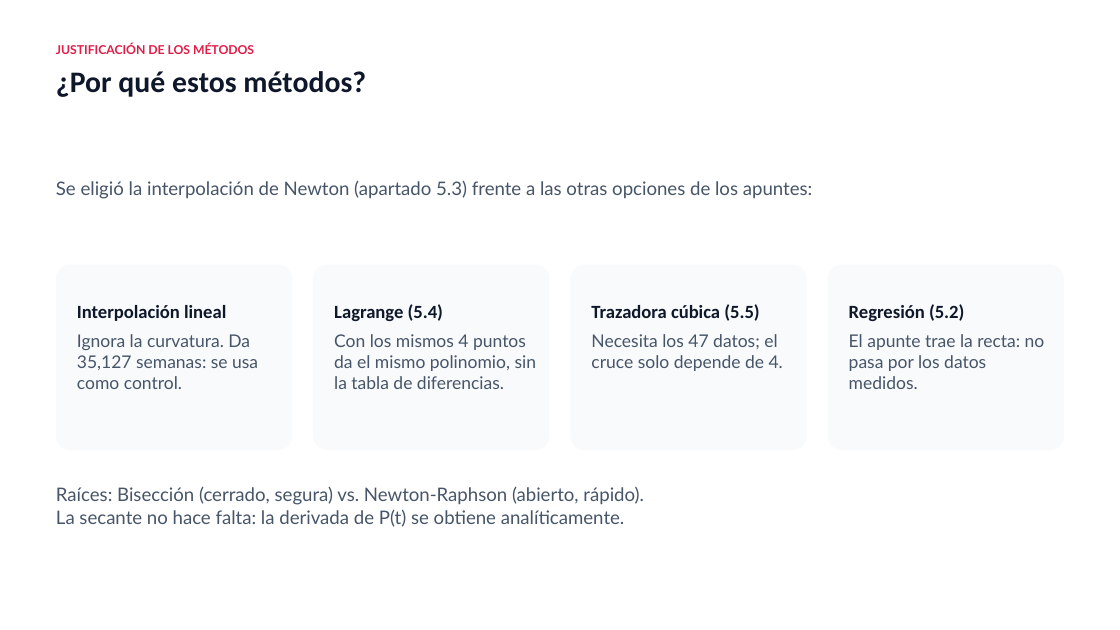
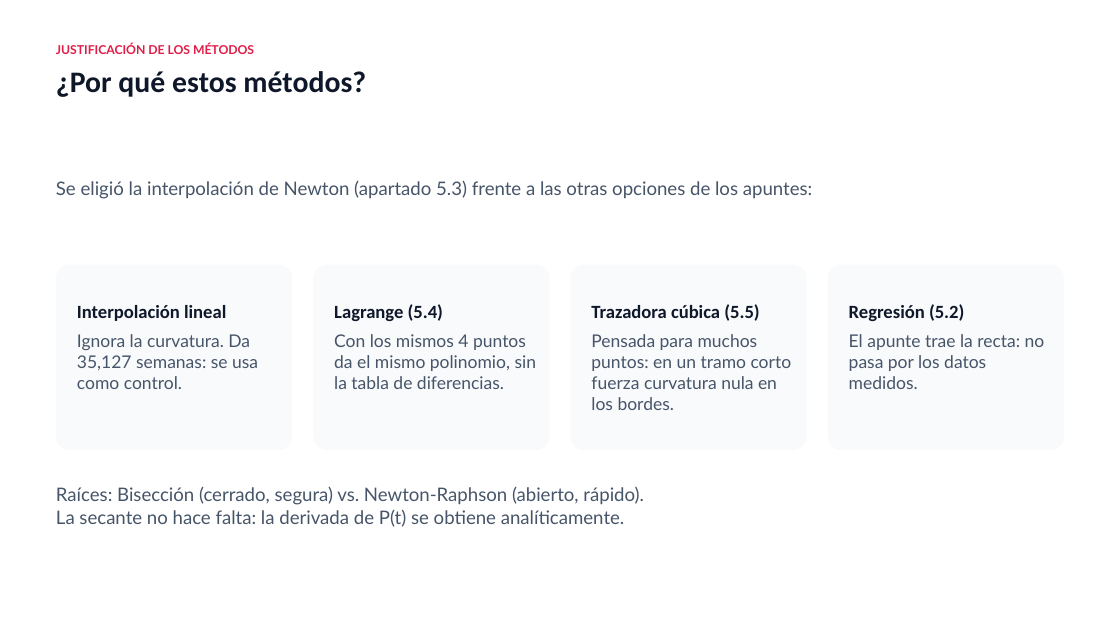
Before and after one commit to PedroGattiUCC/metodos-numericos-rosa-pastel, a slide deck: slide 5 of ENTREGABLES/Presentacion_Rosa_Pastel_Metodos_Numericos.pptx. Drawn at 1120x630 pixels with LibreOffice and Linux fonts; fonts in the diff are those of the drawing. Boxes give left, top, right and bottom in pixels: in the first picture for what was removed or moved away, otherwise in the second. Text is boxed around its words. In the diff, an @@ line names an element or a change of style, - is before the commit and + after.

```diff
--- a/ENTREGABLES/Presentacion_Rosa_Pastel_Metodos_Numericos.pptx
+++ b/ENTREGABLES/Presentacion_Rosa_Pastel_Metodos_Numericos.pptx
@@ text at box(591, 334, 792, 410): text changed @@
-Necesita los 47 datos; el cruce solo depende de 4.
+Pensada para muchos puntos: en un tramo corto fuerza curvatura nula en los bordes.
```
Also in this commit, not shown: 8 other files.
